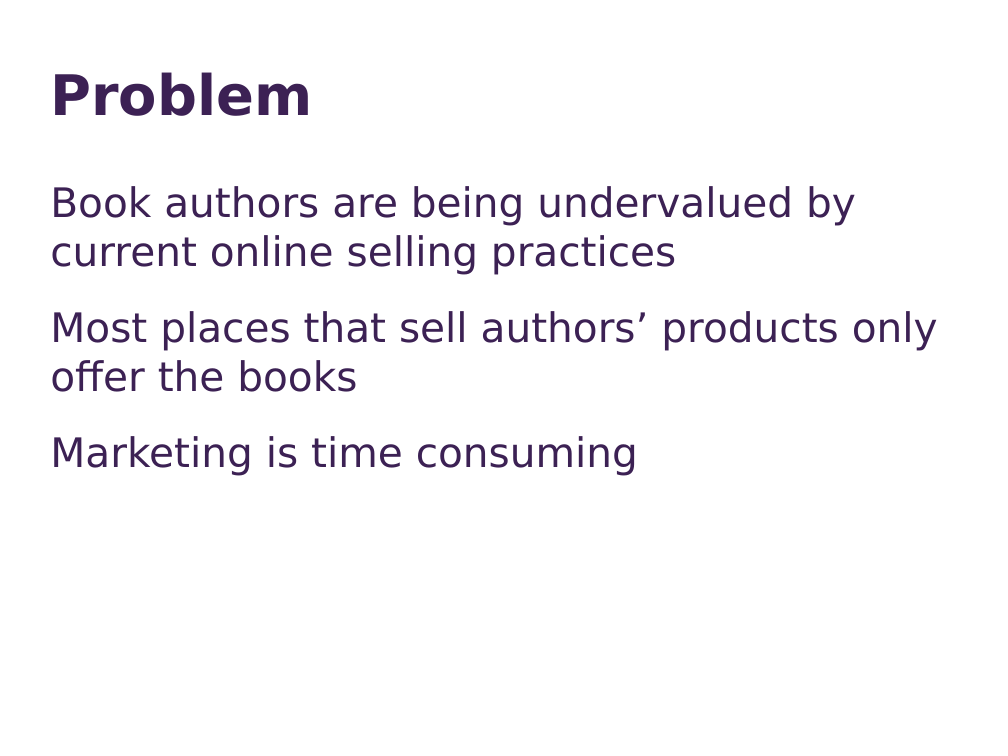
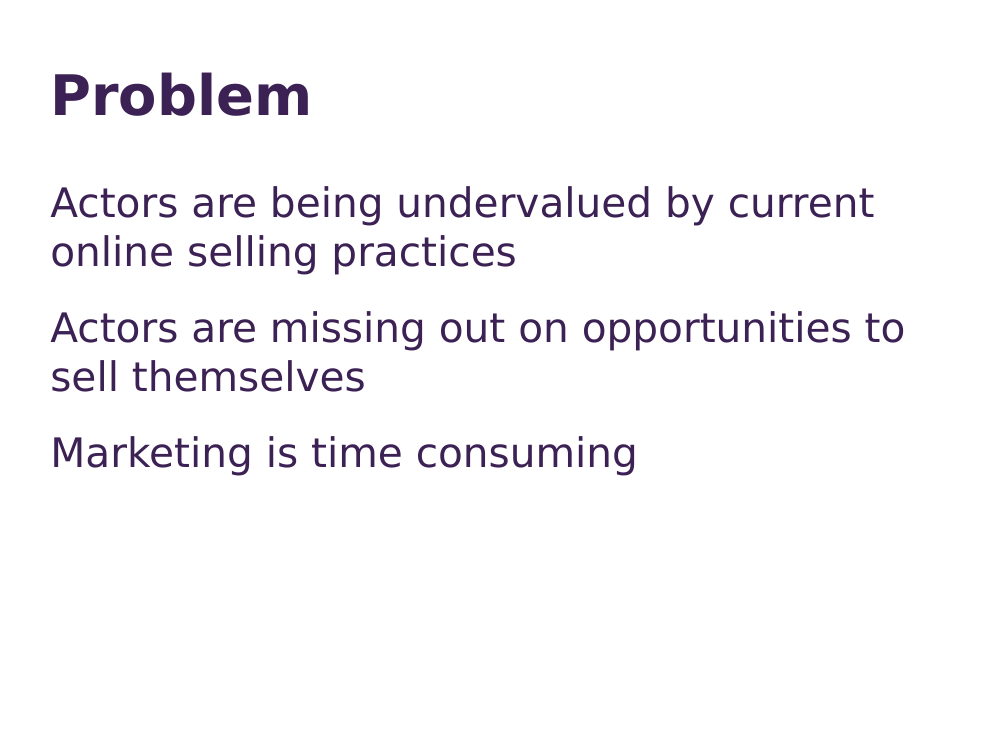
Before and after one commit to ece106/tomatocan, a slide deck: slide 2 of public/marketingSlides.pptx. Drawn at 1008x756 pixels with LibreOffice and Linux fonts; fonts in the diff are those of the drawing. Boxes give left, top, right and bottom in pixels: in the first picture for what was removed or moved away, otherwise in the second. Text is boxed around its words. In the diff, an @@ line names an element or a change of style, - is before the commit and + after.

```diff
--- a/public/marketingSlides.pptx
+++ b/public/marketingSlides.pptx
@@ text at box(50, 186, 906, 392): text changed @@
-Book authors are being undervalued by current online selling practices
-Most places that sell authors’ products only offer the books
+Actors are being undervalued by current online selling practices
+Actors are missing out on opportunities to sell themselves
```
Also in this commit, not shown: 11 other slides changed, 6 other files.
